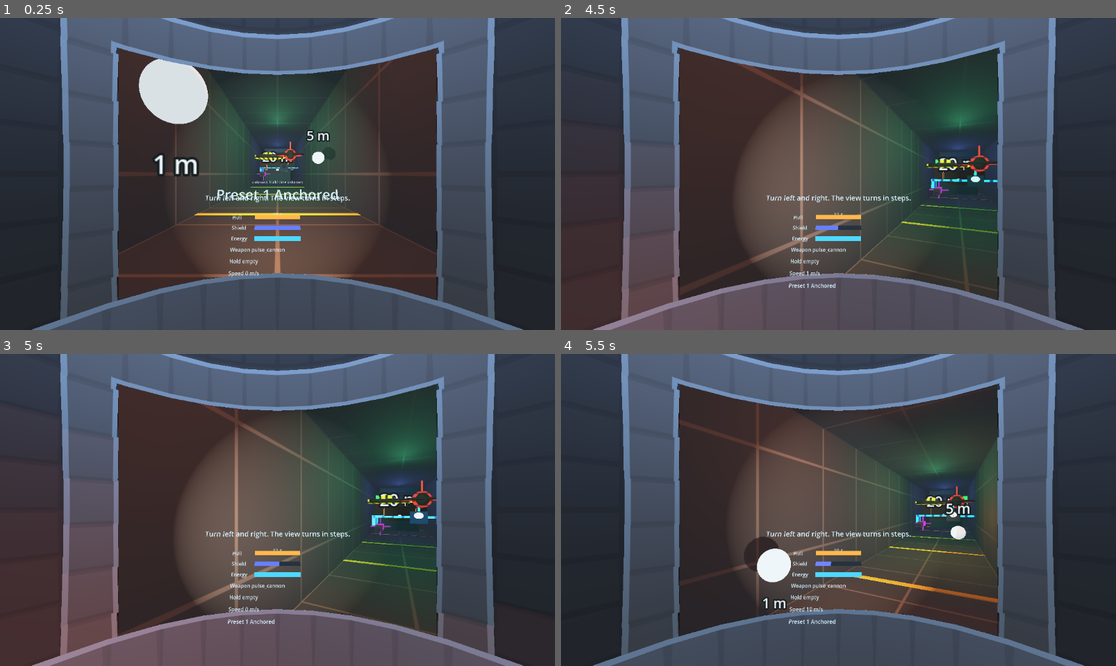
Above: before the commit, frames 1-4 (two rows, left to right).
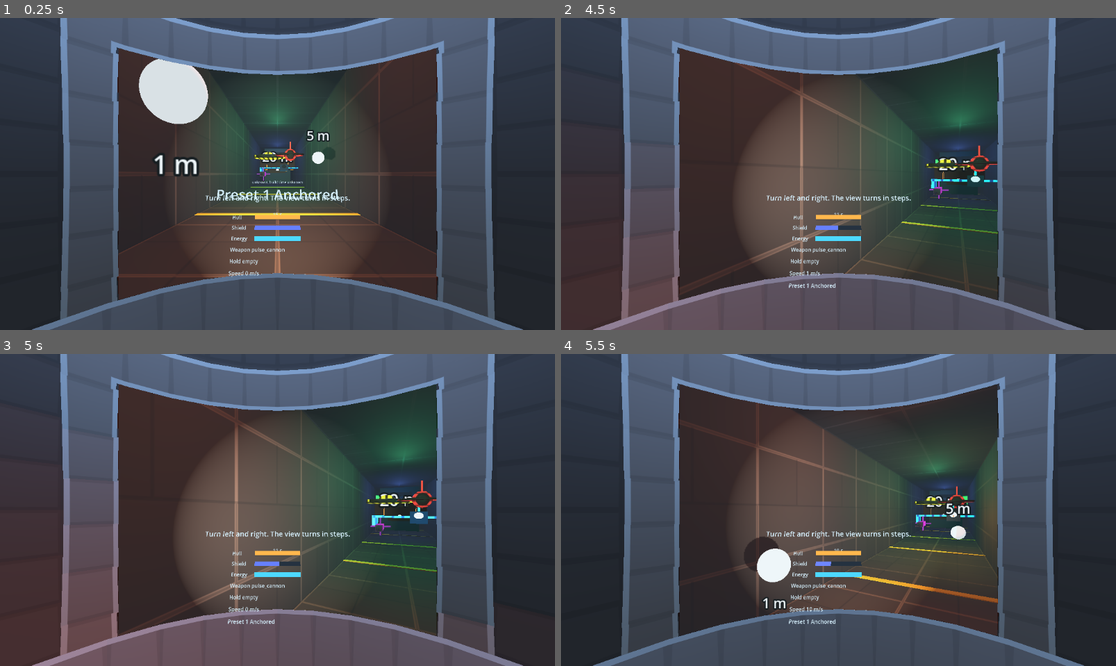
Above: after the commit, the same moments.

Repository: noless-zz/meltdown
Game: Godot game, scene res://main.tscn
The game is run twice, just before and just after one commit, with the same random seed, the same clock (stepped at 60 frames per second) and the same inputs.
Inputs (mouse positions are in pixels of both pictures, inside the frame that each line leads up to):
- Up to frame 1 (0.25 s): no input
- Up to frame 2 (4.5 s): tap Enter at 0.5, 0.6 s; move the mouse to (960, 158) at 0.52 s; hold D 0.53-1.25 s; click (960, 158) at 0.67 s; tap Space at 0.77, 1.25, 3.77 s; drag from (727, 189) to (810, 236) at 1.27 s; move the mouse to (894, 105) at 2.02 s; hold D 2.03-2.75 s; tap R at 2.1 s; drag from (810, 236) to (672, 127) at 2.77 s; move the mouse to (1005, 220) at 3.52 s; hold Left 3.53-4.25 s; tap Shift at 3.6 s; drag from (672, 127) to (755, 96) at 4.27 s
- Up to frame 3 (5 s): no input
- Up to frame 4 (5.5 s): move the mouse to (866, 510) at 5.02 s; hold S from 5.03 s (still down); tap Tab at 5.1 s; click (866, 510) at 5.17 s

The runs differ from the first frame. In frame 1, less than 0.1% of the frame differs, in the area x 36-62%, y 60-83%; in frame 2, less than 0.1%; in frame 3, less than 0.1%; in frame 4, less than 0.1%.

Commit message:
Plate walls, floor and ceiling in distinct patterns from the face normal (#660)
The owner could not tell the surfaces of a room apart: the grid alone reads flat.
Each face kind now gets its own panel size, shape and row offset, picked in the
wall shader by the same 45 degree rule the materials use, so up and down read
from the pattern as well as the tint. Every value is in level_look.json (ARC-4);
detail fades out where panels are too small on screen to draw without shimmer.

Co-Authored-By: Claude Opus 5.5 <noreply@anthropic.com>
Claude-Session: https://claude.ai/code/session_01Hhhk3zBRu1JjWHwzc2fD6C

Diff:
--- a/game/tests/test_level_look.gd
+++ b/game/tests/test_level_look.gd
@@ -3,7 +3,9 @@
 ## The look of a mine's inside (#609, GFX-4, LGT-1, ARC-4): every key of the
 ## look file is required and a bad one is named, floor, ceiling and walls are
 ## tinted by the way they face, the environment is dark, walls fog with distance, and
-## the level view and the test tunnel both draw with it.
+## the level view and the test tunnel both draw with it. Plating (#660): every
+## value is in the file, seams cannot swallow panels, contrast stays low, and the
+## shader picks the face kind from the normal by the same rule as `surface_class`.
 
 const LOOK_FILE: String = "res://view/level_look.json"
 
@@ -52,7 +54,9 @@
 	var cases: Dictionary[String, Variant] = {
 		"fog_density": 0.5, "ambient_energy": 1.0, "grid_spacing_m": 0.1, "grid_line_width_m": true,
 		"grid_line_factor": -1.0, "floor_color": [0.1, 0.1], "ceiling_color": [0.1, 1.5, 0.1],
-		"fog_color": "black", "edge_energy": 2.0,
+		"fog_color": "black", "edge_energy": 2.0, "plate_floor_m": 0.1, "plate_wall_aspect": 0.5,
+		"plate_ceiling_stagger": 0.75, "plate_seam_m": 0.001, "plate_contrast": 0.5,
+		"plate_floor_aspect": "wide", "plate_wall_m": false,
 	}
 	for key: String in cases:
 		var data: Dictionary = _valid()
@@ -168,3 +172,81 @@
 		result = "the tunnel's ambient light is not the level look's"
 	tunnel.free()
 	return result
+
+
+func test_a_seam_wider_than_a_quarter_panel_is_named() -> String:
+	var data: Dictionary = _valid()
+	data["plate_ceiling_m"] = 0.4
+	data["plate_seam_m"] = 0.15
+	var error: String = String(LevelLook.parse(JSON.stringify(data)).get("error", ""))
+	if not error.contains("plate_seam_m") or not error.contains("plate_ceiling_m"):
+		return "a seam of 0.15 m on 0.4 m ceiling panels gave \"%s\"" % error
+	data["plate_seam_m"] = 0.1
+	if LevelLook.parse(JSON.stringify(data)).has("error"):
+		return "a seam of exactly a quarter panel was rejected"
+	return ""
+
+
+func test_the_shipped_plating_tells_the_three_kinds_apart_gently() -> String:
+	var look: Dictionary = LevelLook.load_file(LOOK_FILE)
+	var seen: Array[Vector3] = []
+	for kind: String in LevelLook.SHADER_KINDS:
+		var shape: Vector3 = Vector3(float(look["plate_%s_m" % kind]),
+				float(look["plate_%s_aspect" % kind]), float(look["plate_%s_stagger" % kind]))
+		if seen.has(shape):
+			return "%s panels are the same shape as another kind's, so the pattern does not tell them apart" % kind
+		seen.append(shape)
+	# Gentle enough for comfort presets 1 and 2: a panel strays at most 10 % in
+	# tone either way and a seam is no more than a third darker.
+	if float(look["plate_contrast"]) > 0.15:
+		return "plate contrast %s is too strong for the gentle presets" % look["plate_contrast"]
+	return ""
+
+
+func test_face_kind_boundaries_including_sloped_faces() -> String:
+	var just_over: float = LevelLook.FLOOR_MIN_UP + 0.001
+	var just_under: float = LevelLook.FLOOR_MIN_UP - 0.001
+	var side: float = sqrt(1.0 - just_over * just_over)
+	var side_under: float = sqrt(1.0 - just_under * just_under)
+	var cases: Array = [
+		[Vector3(side, just_over, 0.0), LevelLook.FLOOR],
+		[Vector3(0.0, just_under, side_under), LevelLook.WALL],
+		[Vector3(-side, -just_over, 0.0), LevelLook.CEILING],
+		[Vector3(0.0, -just_under, -side_under), LevelLook.WALL],
+		# 30 degrees off level is a wall; 30 degrees off straight up is a floor.
+		[Vector3(cos(PI / 6.0), sin(PI / 6.0), 0.0), LevelLook.WALL],
+		[Vector3(0.0, cos(PI / 6.0), sin(PI / 6.0)), LevelLook.FLOOR],
+		[Vector3(0.0, -cos(PI / 6.0), sin(PI / 6.0)), LevelLook.CEILING],
+		# Length does not matter: a long normal is classed by its direction.
+		[Vector3(0.0, 10.0, 0.0), LevelLook.FLOOR],
+	]
+	for case: Array in cases:
+		if LevelLook.surface_class(case[0]) != case[1]:
+			return "a face pointing %s is a %s, expected %s" % [case[0], LevelLook.surface_class(case[0]), case[1]]
+	# 45 degrees exactly is where the rule turns; it must sit at sqrt(0.5).
+	if absf(LevelLook.FLOOR_MIN_UP - sqrt(0.5)) > 1e-4:
+		return "the floor threshold %s is not 45 degrees" % LevelLook.FLOOR_MIN_UP
+	return ""
+
+
+func test_wall_material_carries_the_plating_of_every_kind() -> String:
+	var look: Dictionary = LevelLook.FALLBACK
+	var material: ShaderMaterial = LevelLook.wall_material(look, look["wall_color"])
+	var expected: Dictionary = {
+		"plate_size": Vector3(look["plate_floor_m"], look["plate_wall_m"], look["plate_ceiling_m"]),
+		"plate_aspect": Vector3(look["plate_floor_aspect"], look["plate_wall_aspect"], look["plate_ceiling_aspect"]),
+		"plate_stagger": Vector3(look["plate_floor_stagger"], look["plate_wall_stagger"], look["plate_ceiling_stagger"]),
+		"seam_width": look["plate_seam_m"], "plate_contrast": look["plate_contrast"],
+		"floor_min_up": LevelLook.FLOOR_MIN_UP,
+	}
+	for parameter: String in expected:
+		var value: Variant = material.get_shader_parameter(parameter)
+		var same: bool = (value as Vector3).is_equal_approx(expected[parameter]) if value is Vector3 \
+				else is_equal_approx(float(value), float(expected[parameter]))
+		if not same:
+			return "%s is %s, expected %s" % [parameter, value, expected[parameter]]
+	var code: String = (load(LevelLook.WALL_SHADER) as Shader).code
+	for needle: String in ["floor_min_up", "plate_stagger", "fwidth(cell.x)", "on_seam"]:
+		if not code.contains(needle):
+			return "the wall shader does not use %s" % needle
+	return ""
--- a/game/tests/test_level_view.gd
+++ b/game/tests/test_level_view.gd
@@ -205,7 +205,11 @@
 			"edge_energy": 0.3, "edge_width_m": 0.1, "floor_color": [0.2, 0.2, 0.2],
 			"ceiling_color": [0.05, 0.05, 0.05], "grid_spacing_m": 2.0, "grid_line_width_m": 0.05,
 			"grid_line_factor": 2.0, "fog_color": [0.0, 0.0, 0.0], "fog_density": 0.03,
-			"ambient_color": [0.2, 0.2, 0.2], "ambient_energy": 0.1}
+			"ambient_color": [0.2, 0.2, 0.2], "ambient_energy": 0.1,
+			"plate_floor_m": 1.0, "plate_wall_m": 1.0, "plate_ceiling_m": 1.0,
+			"plate_floor_aspect": 1.0, "plate_wall_aspect": 2.0, "plate_ceiling_aspect": 3.0,
+			"plate_floor_stagger": 0.0, "plate_wall_stagger": 0.5, "plate_ceiling_stagger": 0.0,
+			"plate_seam_m": 0.02, "plate_contrast": 0.1}
 	if LevelView.parse_look(JSON.stringify(good)).has("error"):
 		return "a valid look was rejected: %s" % LevelView.parse_look(JSON.stringify(good))["error"]
 	var cases: Dictionary[String, Variant] = {
--- a/game/view/level_look.gd
+++ b/game/view/level_look.gd
@@ -11,6 +11,10 @@
 ##      "edge_color": [r, g, b], "edge_energy": 0..1, "edge_width_m": 0.02..1,
 ##      "grid_spacing_m": 0.5..20, "grid_line_width_m": 0.01..0.5,
 ##      "grid_line_factor": 0..4,
+##      "plate_floor_m", "plate_wall_m", "plate_ceiling_m": 0.25..10,
+##      "plate_floor_aspect", "plate_wall_aspect", "plate_ceiling_aspect": 1..8,
+##      "plate_floor_stagger", "plate_wall_stagger", "plate_ceiling_stagger": 0..0.5,
+##      "plate_seam_m": 0.005..0.2, "plate_contrast": 0..0.25,
 ##      "fog_color": [r, g, b], "fog_density": 0..0.2,
 ##      "ambient_color": [r, g, b], "ambient_energy": 0..0.3}
 ##
@@ -21,6 +25,16 @@
 ##   the eye something to converge on; a flat colour has no depth cue. The
 ##   lines are the tint times `grid_line_factor`, so above 1 they catch the
 ##   headlight brighter than the panel between them.
+## - Under the grid every surface is plated (#660): panels `plate_<kind>_m`
+##   high and `plate_<kind>_aspect` times as long, each row shifted by
+##   `plate_<kind>_stagger` of a panel, with dark seams `plate_seam_m` wide.
+##   Floor, wall and ceiling get different panels, chosen in the shader from
+##   the face normal by the same rule as `surface_class`, so the kind of
+##   surface reads from the pattern as well as the tint. `plate_contrast` is
+##   how far a panel's tone strays and how dark a seam is; it is capped low so
+##   the pattern does not flicker or pull the eye on the gentle comfort
+##   presets 1 and 2, and the shader fades it out where panels get too small
+##   on screen to draw without shimmer.
 ## - Exponential fog in a near-black colour darkens far walls more than near
 ##   ones, the cheapest depth cue there is. It is worked out in the wall
 ##   shader, not the environment, so it costs only on the walls (see
@@ -42,6 +56,19 @@
 	"grid_spacing_m": [0.5, 20.0],
 	"grid_line_width_m": [0.01, 0.5],
 	"grid_line_factor": [0.0, 4.0],
+	"plate_floor_m": [0.25, 10.0],
+	"plate_wall_m": [0.25, 10.0],
+	"plate_ceiling_m": [0.25, 10.0],
+	"plate_floor_aspect": [1.0, 8.0],
+	"plate_wall_aspect": [1.0, 8.0],
+	"plate_ceiling_aspect": [1.0, 8.0],
+	# Half a panel is the largest shift that is not the same as a smaller one.
+	"plate_floor_stagger": [0.0, 0.5],
+	"plate_wall_stagger": [0.0, 0.5],
+	"plate_ceiling_stagger": [0.0, 0.5],
+	"plate_seam_m": [0.005, 0.2],
+	# A seam is darkened by twice this, so 0.25 is already half dark.
+	"plate_contrast": [0.0, 0.25],
 	# 0.2 per metre already hides a wall 15 m away; more would blind the pilot.
 	"fog_density": [0.0, 0.2],
 	"ambient_energy": [0.0, 0.3],
@@ -52,6 +79,13 @@
 const WALL: String = "wall"
 ## Surface classes in the order `LevelView` draws them.
 const CLASSES: Array[String] = [FLOOR, CEILING, WALL]
+## Surface classes in the order the wall shader's per-kind vectors hold them.
+const SHADER_KINDS: Array[String] = [FLOOR, WALL, CEILING]
+## A face whose normal points up (or down) more than this is a floor (or a
+## ceiling): steeper than 45 degrees. The wall shader uses the same value.
+const FLOOR_MIN_UP: float = 0.7071
+## A seam may take at most this share of the smallest panel, so panels stay panels.
+const SEAM_MAX_SHARE: float = 0.25
 
 ## Look used when the file is missing or rejected; matches the shipped file.
 const FALLBACK: Dictionary = {
@@ -65,6 +99,17 @@
 	"grid_spacing_m": 2.0,
 	"grid_line_width_m": 0.06,
 	"grid_line_factor": 2.2,
+	"plate_floor_m": 1.0,
+	"plate_wall_m": 1.0,
+	"plate_ceiling_m": 0.5,
+	"plate_floor_aspect": 1.0,
+	"plate_wall_aspect": 2.0,
+	"plate_ceiling_aspect": 4.0,
+	"plate_floor_stagger": 0.0,
+	"plate_wall_stagger": 0.5,
+	"plate_ceiling_stagger": 0.0,
+	"plate_seam_m": 0.03,
+	"plate_contrast": 0.12,
 	"fog_color": Color(0.01, 0.012, 0.016),
 	"fog_density": 0.035,
 	"ambient_color": Color(0.25, 0.27, 0.3),
@@ -117,6 +162,11 @@
 		if float(value) < float(bounds[0]) or float(value) > float(bounds[1]):
 			return _rejected("\"%s\" is %s, must be within %s..%s" % [key, value, bounds[0], bounds[1]])
 		look[key] = float(value)
+	for kind: String in SHADER_KINDS:
+		var plate_key: String = "plate_%s_m" % kind
+		if float(look["plate_seam_m"]) > float(look[plate_key]) * SEAM_MAX_SHARE:
+			return _rejected("\"plate_seam_m\" is %s, must be at most %s of \"%s\" (%s)"
+					% [look["plate_seam_m"], SEAM_MAX_SHARE, plate_key, look[plate_key]])
 	return look
 
 
@@ -148,9 +198,9 @@
 ## 45 degrees is a wall.
 static func surface_class(normal: Vector3) -> String:
 	var unit: Vector3 = normal.normalized()
-	if unit.y > 0.7071:
+	if unit.y > FLOOR_MIN_UP:
 		return FLOOR
-	if unit.y < -0.7071:
+	if unit.y < -FLOOR_MIN_UP:
 		return CEILING
 	return WALL
 
@@ -160,8 +210,10 @@
 	return look["%s_color" % surface_class(normal)]
 
 
-## A lit material in `tint` with `look`'s world-space grid and distance fog.
-## One per surface class; walls of every level share the shader.
+## A lit material in `tint` with `look`'s plating, world-space grid and
+## distance fog. One per surface class; walls of every level share the shader.
+## Every material carries the plating of all three kinds, since the shader
+## picks one per face from its normal.
 static func wall_material(look: Dictionary, tint: Color) -> ShaderMaterial:
 	var material: ShaderMaterial = ShaderMaterial.new()
 	material.shader = load(WALL_SHADER) as Shader
@@ -170,9 +222,24 @@
 	material.set_shader_parameter("grid_spacing", float(look["grid_spacing_m"]))
 	material.set_shader_parameter("line_width", float(look["grid_line_width_m"]))
 	material.set_shader_parameter("line_factor", float(look["grid_line_factor"]))
+	material.set_shader_parameter("plate_size", plate_vector(look, "m"))
+	material.set_shader_parameter("plate_aspect", plate_vector(look, "aspect"))
+	material.set_shader_parameter("plate_stagger", plate_vector(look, "stagger"))
+	material.set_shader_parameter("seam_width", float(look["plate_seam_m"]))
+	material.set_shader_parameter("plate_contrast", float(look["plate_contrast"]))
+	material.set_shader_parameter("floor_min_up", FLOOR_MIN_UP)
 	material.set_shader_parameter("fog_color", look["fog_color"])
 	material.set_shader_parameter("fog_density", float(look["fog_density"]))
 	return material
+
+
+## One plating value per kind, in `SHADER_KINDS` order: `part` is "m",
+## "aspect" or "stagger".
+static func plate_vector(look: Dictionary, part: String) -> Vector3:
+	var values: Array[float] = []
+	for kind: String in SHADER_KINDS:
+		values.append(float(look["plate_%s_%s" % [kind, part]]))
+	return Vector3(values[0], values[1], values[2])
 
 
 ## The environment every level is drawn in: dark background in the fog's
--- a/game/view/level_look.json
+++ b/game/view/level_look.json
@@ -9,6 +9,17 @@
 	"grid_spacing_m": 2.0,
 	"grid_line_width_m": 0.06,
 	"grid_line_factor": 2.2,
+	"plate_floor_m": 1.0,
+	"plate_wall_m": 1.0,
+	"plate_ceiling_m": 0.5,
+	"plate_floor_aspect": 1.0,
+	"plate_wall_aspect": 2.0,
+	"plate_ceiling_aspect": 4.0,
+	"plate_floor_stagger": 0.0,
+	"plate_wall_stagger": 0.5,
+	"plate_ceiling_stagger": 0.0,
+	"plate_seam_m": 0.03,
+	"plate_contrast": 0.12,
 	"fog_color": [0.01, 0.012, 0.016],
 	"fog_density": 0.035,
 	"ambient_color": [0.25, 0.27, 0.3],
--- a/game/view/level_wall.gdshader
+++ b/game/view/level_wall.gdshader
@@ -1,7 +1,13 @@
-// The walls of every level (#609, `LevelLook`): a lit surface in one tint with
-// a grid of lines fixed in world space, so the eye has detail to judge depth
-// and motion by. No texture: the lines are worked out from the position, on
-// the two axes along the surface (the third is the one the normal is nearest).
+// The walls of every level (#609, #660, `LevelLook`): a lit surface in one
+// tint, plated in panels with dark seams, under a grid of lines fixed in
+// world space, so the eye has detail to judge depth and motion by. No
+// texture: everything is worked out from the position, on the two axes along
+// the surface (the third is the one the normal is nearest).
+// Floor, wall and ceiling are told apart by the face normal here, with the
+// same 45 degree rule as `LevelLook.surface_class`, and each kind gets its own
+// plate size, shape and row offset, so up and down read from the pattern as
+// well as the tint (#660). Levels are drawn unrotated, so world space is the
+// level's frame and plates line up across the separate boxes of the test tunnel.
 // Fog is done here, on the walls only, rather than in the environment: on the
 // desktop smoke run environment fog cost about a fifth of the frame rate,
 // this costs nothing measurable (#609). Far walls darken towards the
@@ -13,6 +19,13 @@
 uniform float grid_spacing = 2.0;
 uniform float line_width = 0.06;
 uniform float line_factor = 2.2;
+// Per face kind, in the order floor, wall, ceiling.
+uniform vec3 plate_size = vec3(1.0, 1.0, 0.5);
+uniform vec3 plate_aspect = vec3(1.0, 2.0, 4.0);
+uniform vec3 plate_stagger = vec3(0.0, 0.5, 0.0);
+uniform float seam_width = 0.03;
+uniform float plate_contrast = 0.12;
+uniform float floor_min_up = 0.7071;
 uniform vec3 fog_color : source_color = vec3(0.01, 0.012, 0.016);
 uniform float fog_density = 0.035;
 
@@ -24,11 +37,17 @@
 	world_normal = (MODEL_MATRIX * vec4(NORMAL, 0.0)).xyz;
 }
 
+// A steady value in 0..1 for each plate, so neighbouring plates differ a little.
+float plate_hash(vec2 cell) {
+	return fract(sin(dot(cell, vec2(12.9898, 78.233))) * 43758.5453);
+}
+
 void fragment() {
 	vec3 facing = abs(world_normal);
+	// The first axis is a horizontal one, so long wall plates lie level.
 	vec2 along = world_position.xy;
 	if (facing.x >= facing.y && facing.x >= facing.z) {
-		along = world_position.yz;
+		along = world_position.zy;
 	} else if (facing.y >= facing.z) {
 		along = world_position.xz;
 	}
@@ -38,7 +57,30 @@
 	// Soften by the screen-space change so far lines do not shimmer.
 	float blur = max(fwidth(nearest), 1e-4);
 	float on_line = 1.0 - smoothstep(line_width * 0.5 - blur, line_width * 0.5 + blur, nearest);
-	ALBEDO = clamp(tint * mix(1.0, line_factor, on_line), vec3(0.0), vec3(1.0));
+
+	float up = normalize(world_normal).y;
+	// One of (1,0,0) floor, (0,1,0) wall, (0,0,1) ceiling, to pick each kind's values.
+	vec3 kind = vec3(0.0, 1.0, 0.0);
+	if (up > floor_min_up) {
+		kind = vec3(1.0, 0.0, 0.0);
+	} else if (up < -floor_min_up) {
+		kind = vec3(0.0, 0.0, 1.0);
+	}
+	float size = dot(plate_size, kind);
+	vec2 plate = vec2(size * dot(plate_aspect, kind), size);
+	vec2 cell = along / plate;
+	// Fade plate detail out where a plate covers under about three pixels: the
+	// plating is the filter, so it does not shimmer far away (#660).
+	float detail = 1.0 - smoothstep(0.15, 0.35, max(fwidth(cell.x), fwidth(cell.y)));
+	cell.x += dot(plate_stagger, kind) * floor(cell.y);
+	vec2 to_seam = (0.5 - abs(fract(cell) - 0.5)) * plate;
+	float seam_nearest = min(to_seam.x, to_seam.y);
+	float seam_blur = max(fwidth(seam_nearest), 1e-4);
+	float on_seam = 1.0 - smoothstep(seam_width * 0.5 - seam_blur, seam_width * 0.5 + seam_blur, seam_nearest);
+	float plate_tone = 1.0 + plate_contrast * (plate_hash(floor(cell)) - 0.5) * detail;
+	float seam_tone = 1.0 - plate_contrast * 2.0 * on_seam * detail;
+
+	ALBEDO = clamp(tint * plate_tone * seam_tone * mix(1.0, line_factor, on_line), vec3(0.0), vec3(1.0));
 	ROUGHNESS = roughness_value;
 	// VERTEX is the view-space position here, so its length is the distance.
 	FOG = vec4(fog_color, 1.0 - exp(-fog_density * length(VERTEX)));
Not shown, added: docs/devlog/2026-11-21-0222-builder-issue-660.md
